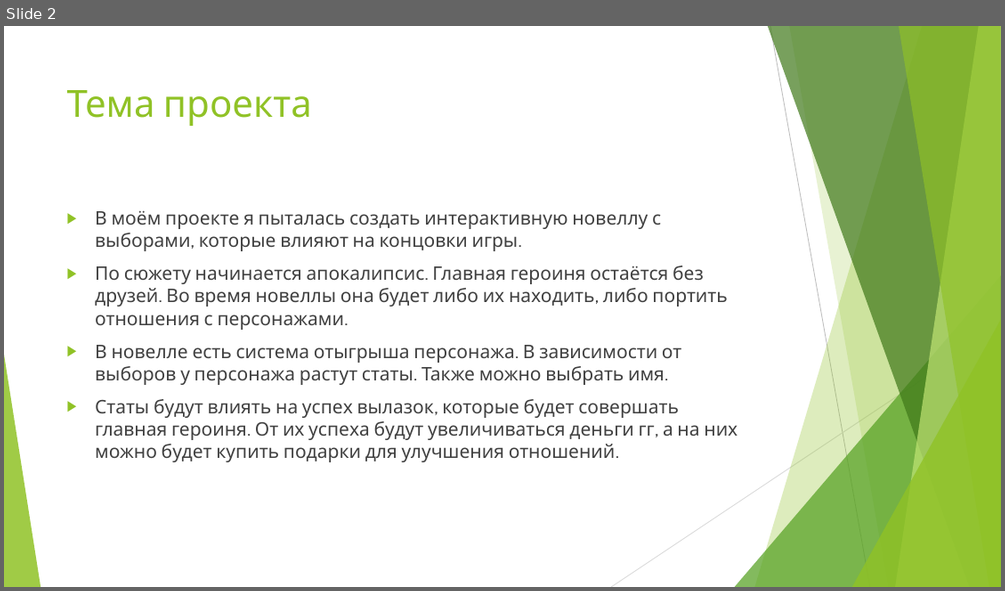
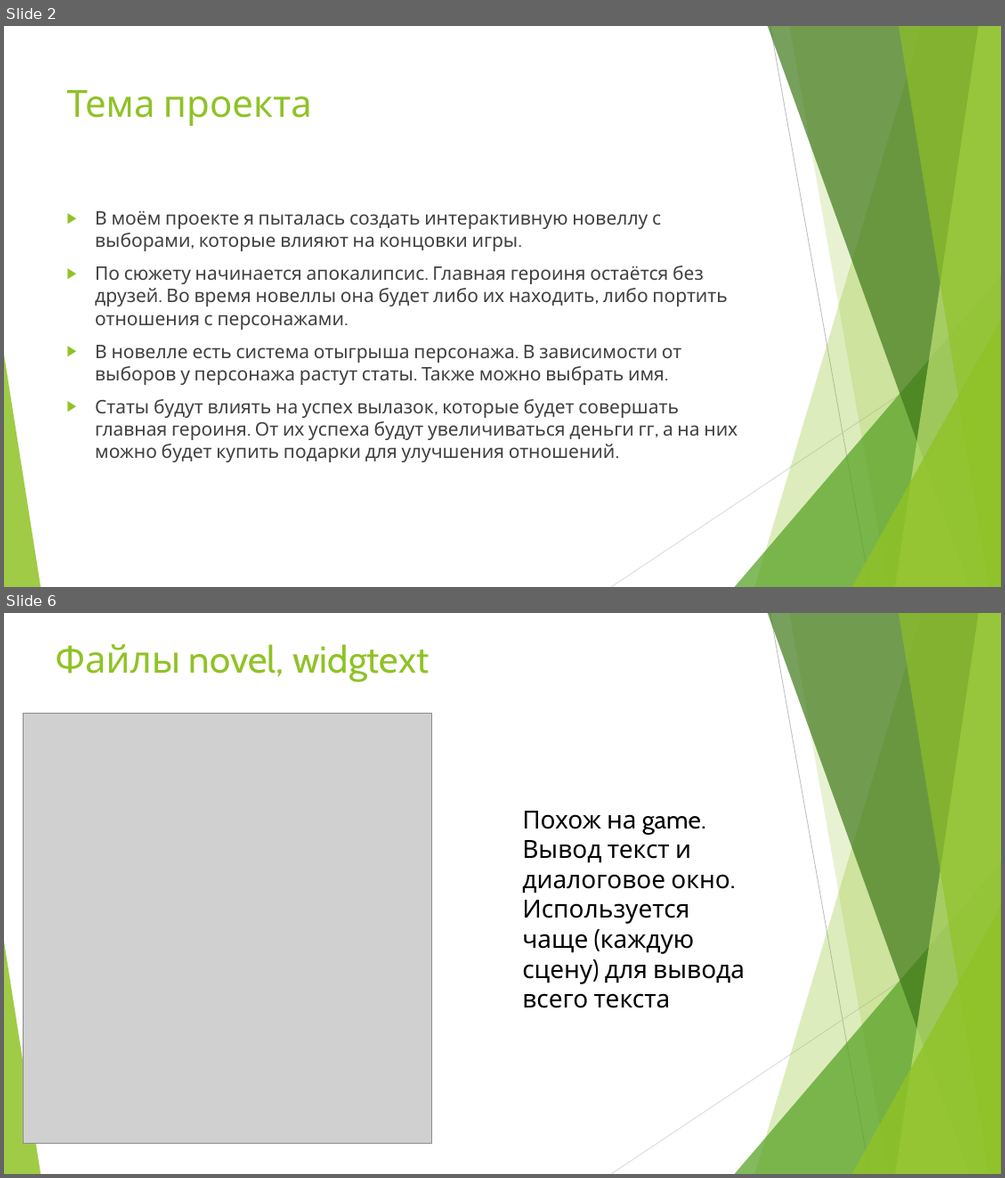
Before and after one commit to SchoolCode2425Mumladze/Gudkova, a slide deck: Новелла.pptx. Shown one above the other, each under a label of ours: slide 2 before the commit, slides 2 and 6 after it; the slides between them are not shown. The pictures are 1005x591 and 1005x1178 pixels, drawn with LibreOffice and Linux fonts; fonts in the diff are those of the drawing; grey boxes stand for pictures. Boxes give left, top, right and bottom in pixels: in the first picture for what was removed or moved away, otherwise in the second. Text is boxed around its words. In the diff, an @@ line names an element or a change of style, - is before the commit and + after.

```diff
--- a/Новелла.pptx
+++ b/Новелла.pptx
@@ slide 6 added at box(4, 613, 1001, 1174), background #FFFFFF; not listed: 10 template elements that a slide beside it also shows @@
@@ title added at box(55, 644, 429, 682), 36 pt, text #90C226 @@
+Файлы novel, widgtext
@@ picture added at box(23, 713, 432, 1143) @@
@@ text added at box(522, 811, 744, 1008), 24 pt, text #000000 @@
+Похож на game. Вывод текст и диалоговое окно. Используется чаще (каждую сцену) для вывода всего текста
```
Also in this commit, not shown: 1 slide changed, 5 other slides added, 1 slide removed, 22 other files.
